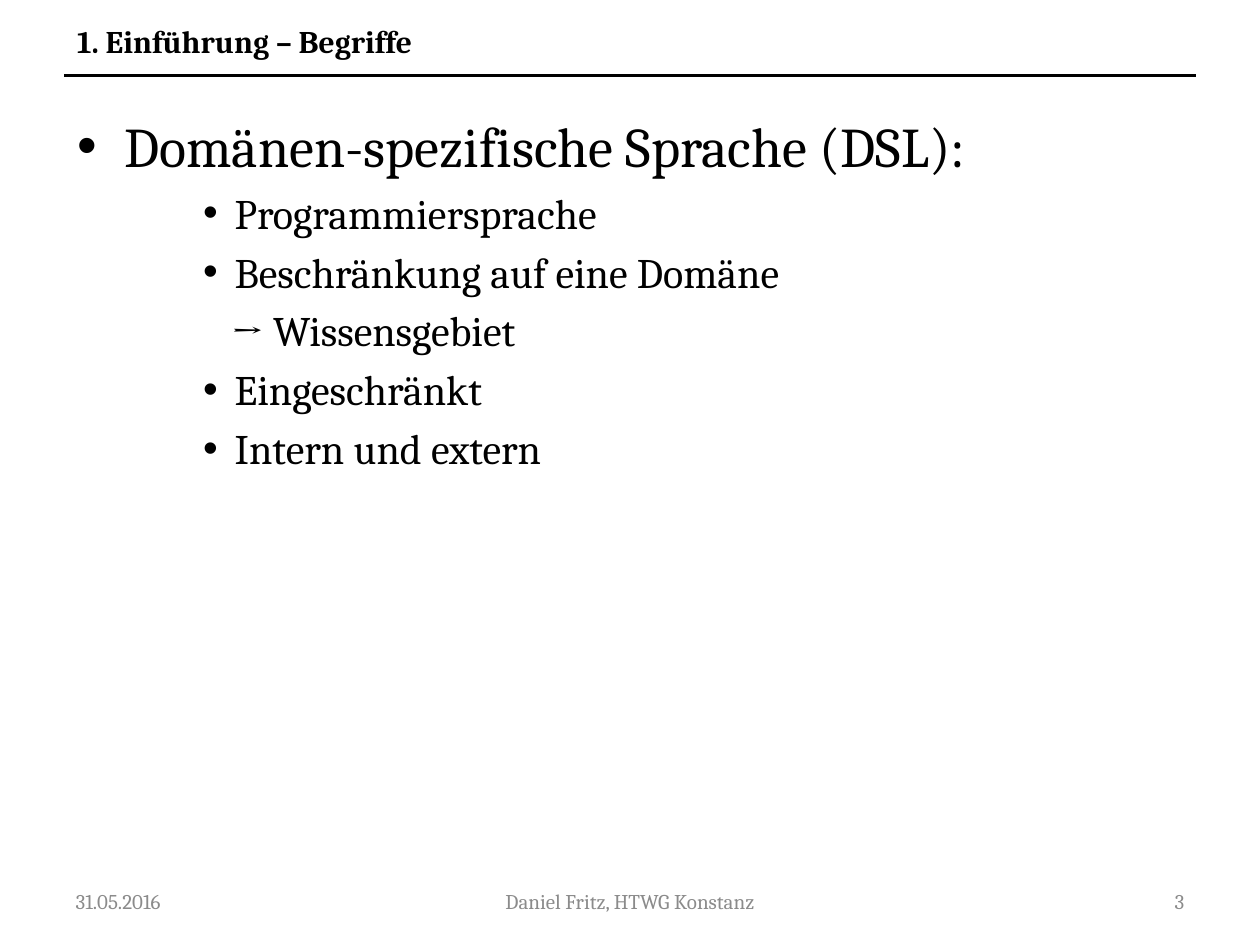
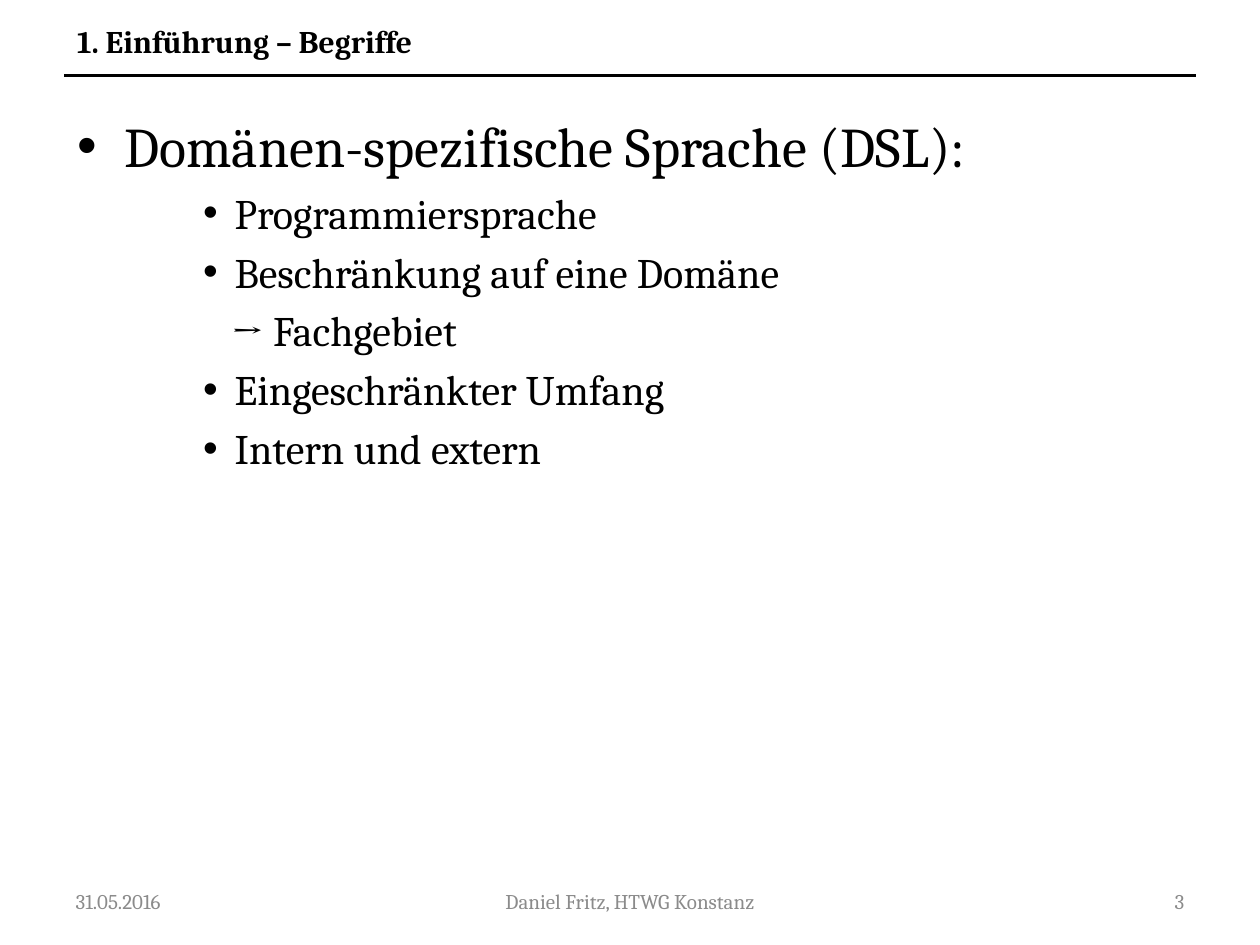
Before and after one commit to Guldenbart/MA, a slide deck: slide 3 of ppt/MA_neu.pptx. Drawn at 1260x945 pixels with LibreOffice and Linux fonts; fonts in the diff are those of the drawing. Boxes give left, top, right and bottom in pixels: in the first picture for what was removed or moved away, otherwise in the second. Text is boxed around its words. In the diff, an @@ line names an element or a change of style, - is before the commit and + after.

```diff
--- a/ppt/MA_neu.pptx
+++ b/ppt/MA_neu.pptx
@@ text at <box>235,316,664,415</box>: text changed @@
-    → Wissensgebiet
-    • Eingeschränkt
+    → Fachgebiet
+    • Eingeschränkter Umfang
```
Also in this commit, not shown: 1 other slide changed, 1 slide added.
